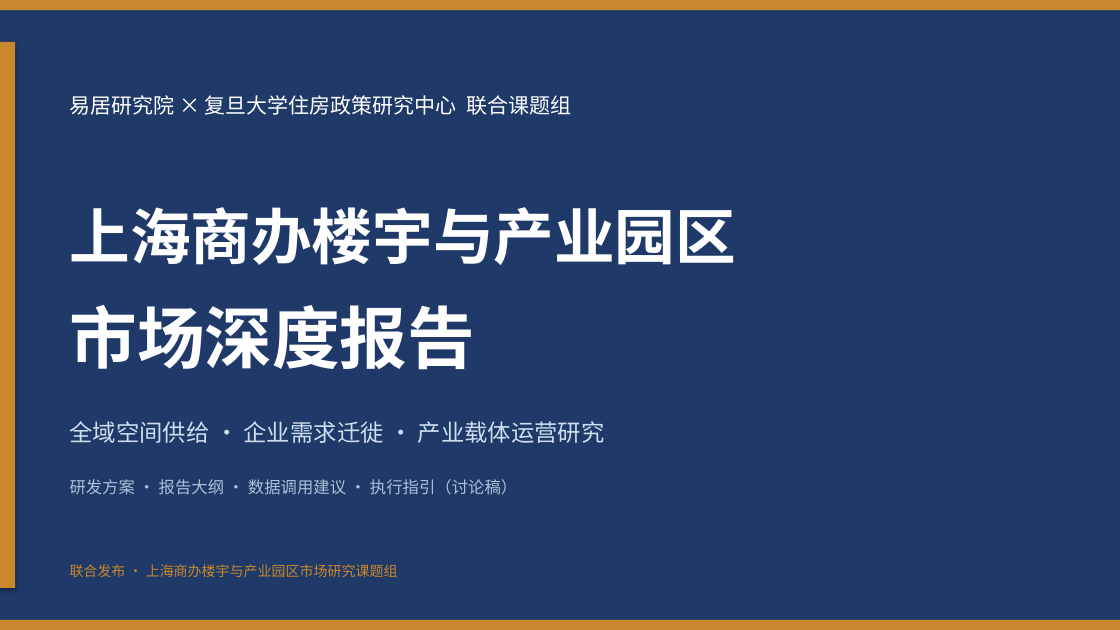
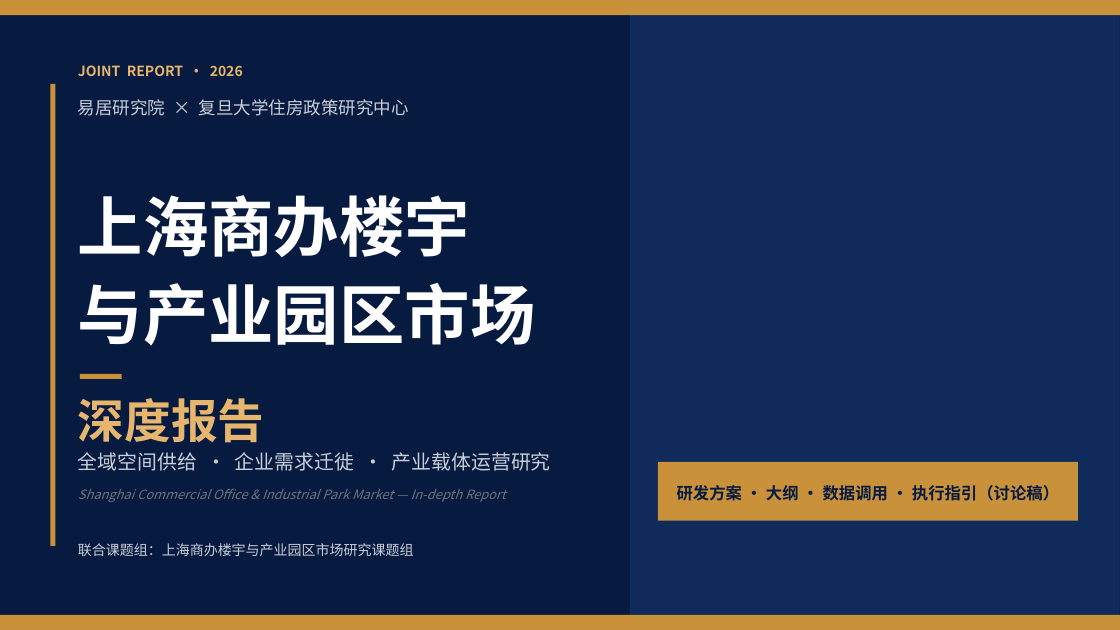
Before and after one commit to hujigang2010-maker/AIDEN, a slide deck: slide 1 of 上海商办楼宇与产业园区市场深度报告/上海商办楼宇与产业园区市场深度报告_汇报版.pptx. Drawn at 1120x630 pixels with LibreOffice and Linux fonts; fonts in the diff are those of the drawing. Boxes give left, top, right and bottom in pixels: in the first picture for what was removed or moved away, otherwise in the second. Text is boxed around its words. In the diff, an @@ line names an element or a change of style, - is before the commit and + after.

```diff
--- a/上海商办楼宇与产业园区市场深度报告/上海商办楼宇与产业园区市场深度报告_汇报版.pptx
+++ b/上海商办楼宇与产业园区市场深度报告/上海商办楼宇与产业园区市场深度报告_汇报版.pptx
@@ rectangle at (0,0,1120,630): fill #1F3A68 to #071A3F @@
@@ rectangle: place and size @@
-rectangle at (0,620,1120,630)
+rectangle at (0,0,1120,15)
@@ rectangle at (0,0,1120,15): fill #C8862D to #C8913A @@
@@ rectangle removed at (0,0,1120,10) @@
@@ rectangle added at (630,0,1120,630), fill #102A5B @@
@@ rectangle: place and size @@
-rectangle at (0,42,15,588)
+rectangle at (50,84,55,546)
@@ rectangle at (50,84,55,546): fill #C8862D to #C8913A; shadow off @@
@@ text added at (78,65,243,76), 12 pt, text #E6B66E, bold @@
+JOINT REPORT · 2026
@@ text at (78,99,409,116): text changed; size 18 to 15 pt; text colour #FFFFFF to #C9CED8 @@
-易居研究院 × 复旦大学住房政策研究中心 联合课题组
+易居研究院 × 复旦大学住房政策研究中心
@@ text at (78,195,470,257): text changed; size 52 to 56 pt @@
-上海商办楼宇与产业园区
+上海商办楼宇
@@ text added at (78,283,535,346), 56 pt, text #FFFFFF, bold @@
+与产业园区市场
@@ vertical alignment middle to top in 4 elements at (78,543,414,556), (78,99,409,116), (78,195,470,257), (78,398,265,443) @@
@@ rectangle added at (80,374,122,379), fill #C8913A @@
@@ text at (78,398,265,443): text changed; size 58 to 40 pt; text colour #FFFFFF to #E6B66E @@
-市场深度报告
+深度报告
@@ text "全域空间供给 · 企业需求迁徙 · 产业载体运营研究": place and size @@
-text "全域空间供给 · 企业需求迁徙 · 产业载体运营研究" at (70,421,605,443)
+text "全域空间供给 · 企业需求迁徙 · 产业载体运营研究" at (78,452,551,471)
@@ text "全域空间供给 · 企业需求迁徙 · 产业载体运营研究" at (78,452,551,471): size 20 to 17 pt, text colour #CFDDF0 to #C9CED8; line spacing 1 to 1.15; more space between paragraphs; vertical alignment middle to top @@
@@ rectangle added at (658,462,1078,521), fill #C8913A @@
@@ text added at (78,489,506,502), 11 pt, text #6E737C, italic @@
+Shanghai Commercial Office & Industrial Park Market — In-depth Report
@@ text at (677,485,1059,501): text changed; text colour #ABC0D9 to #071A3F; bold on @@
-研发方案 · 报告大纲 · 数据调用建议 · 执行指引（讨论稿）
+研发方案 · 大纲 · 数据调用 · 执行指引（讨论稿）
@@ text at (78,543,414,556): text changed; text colour #C8862D to #C9CED8 @@
-联合发布 · 上海商办楼宇与产业园区市场研究课题组
+联合课题组：上海商办楼宇与产业园区市场研究课题组
@@ rectangle added at (0,615,1120,630), fill #C8913A @@
```
Also in this commit, not shown: 18 other slides changed, 18 slides added, 7 other files.
